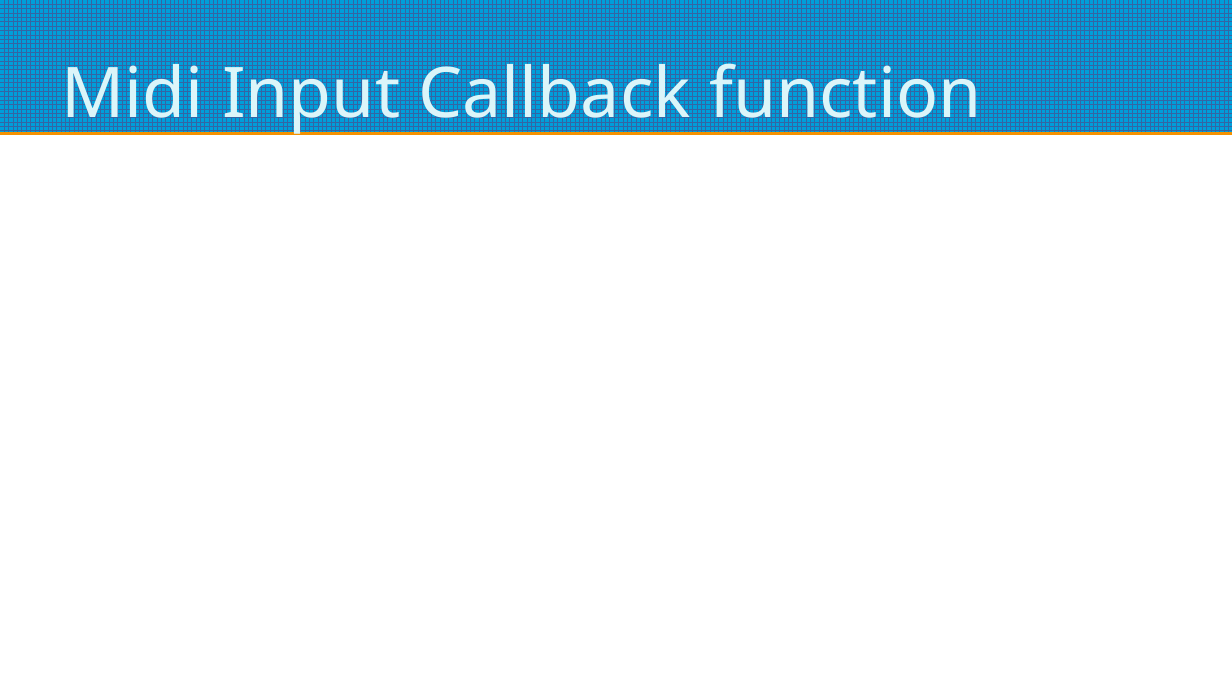
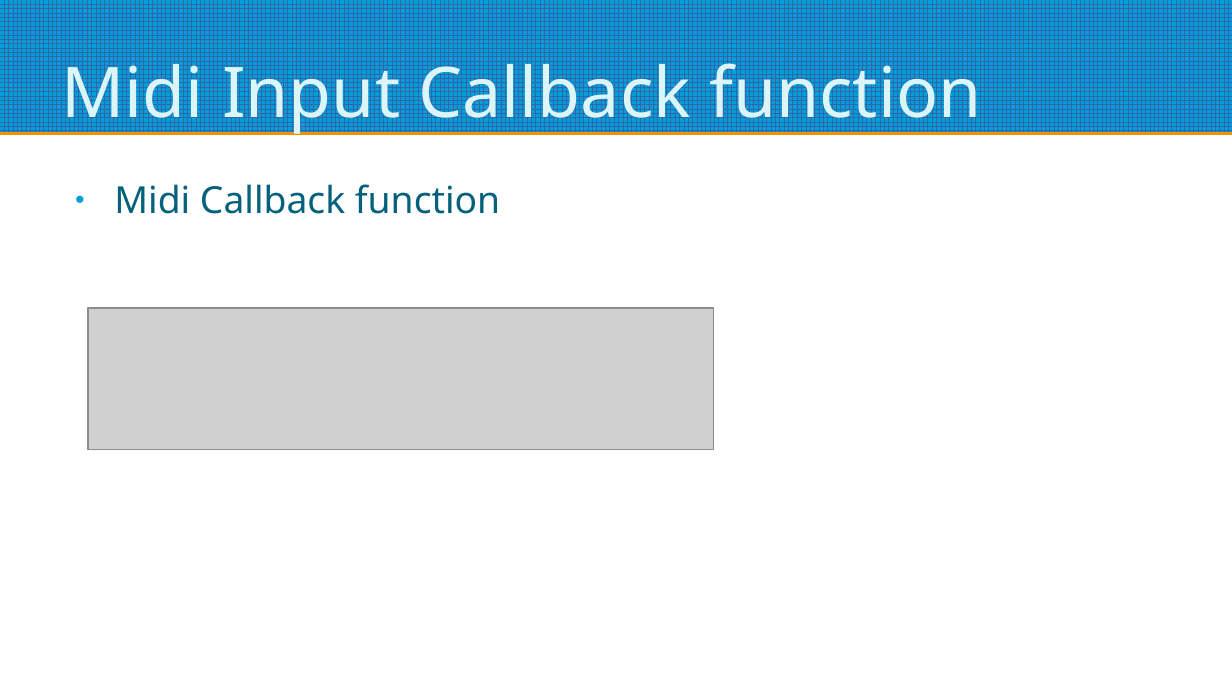
Before and after one commit to Jake-Fitzgerald/4th_year_final_project, a slide deck: slide 8 of Documents/Presentations/Capstone Project Presentation 2.odp (slide 4 before the commit). Drawn at 1232x693 pixels with LibreOffice and Linux fonts; fonts in the diff are those of the drawing; grey boxes stand for pictures. Boxes give left, top, right and bottom in pixels: in the first picture for what was removed or moved away, otherwise in the second. Text is boxed around its words. In the diff, an @@ line names an element or a change of style, - is before the commit and + after.

```diff
--- a/Documents/Presentations/Capstone Project Presentation 2.odp
+++ b/Documents/Presentations/Capstone Project Presentation 2.odp
@@ text added at <box>114,184,500,214</box>, 24 pt, text #04617B @@
+● Midi Callback function
@@ picture added at <box>88,309,713,451</box> @@
```
Also in this commit, not shown: 2 other slides changed, 5 slides added, 1 slide removed, 46 other files.
